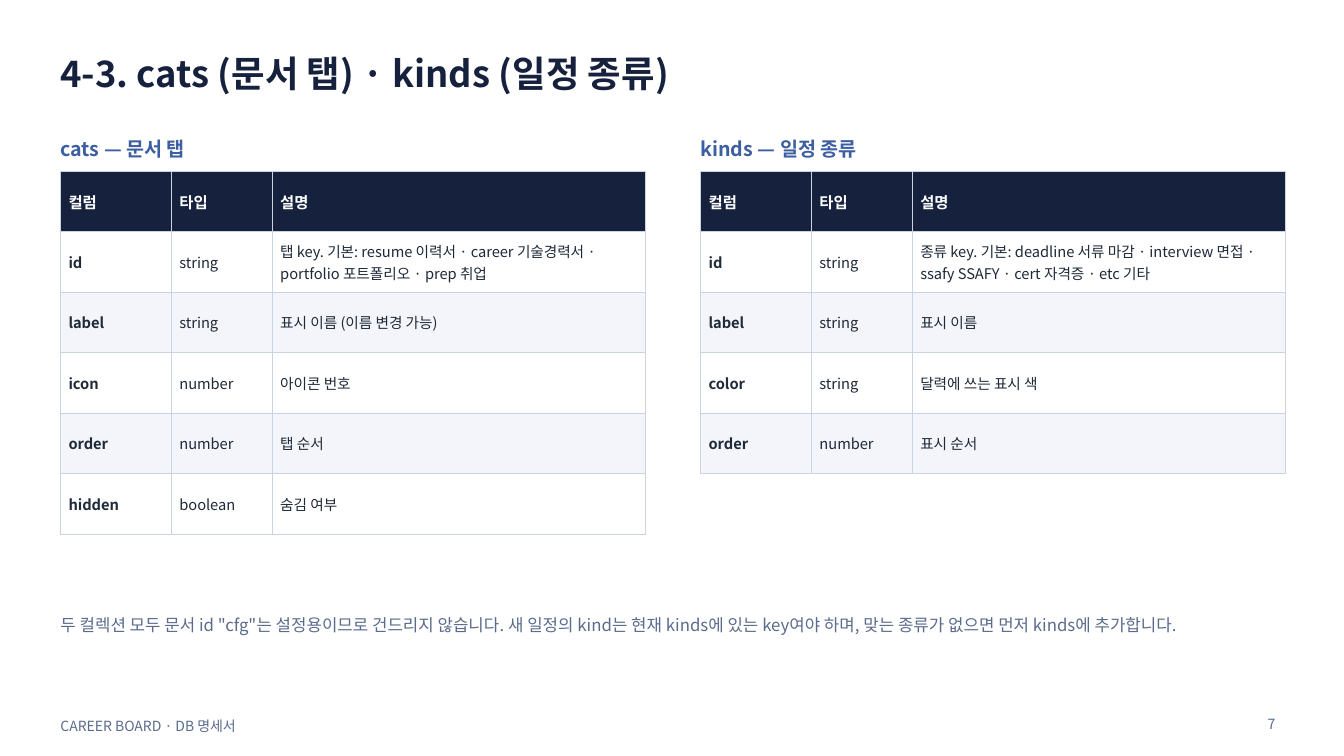
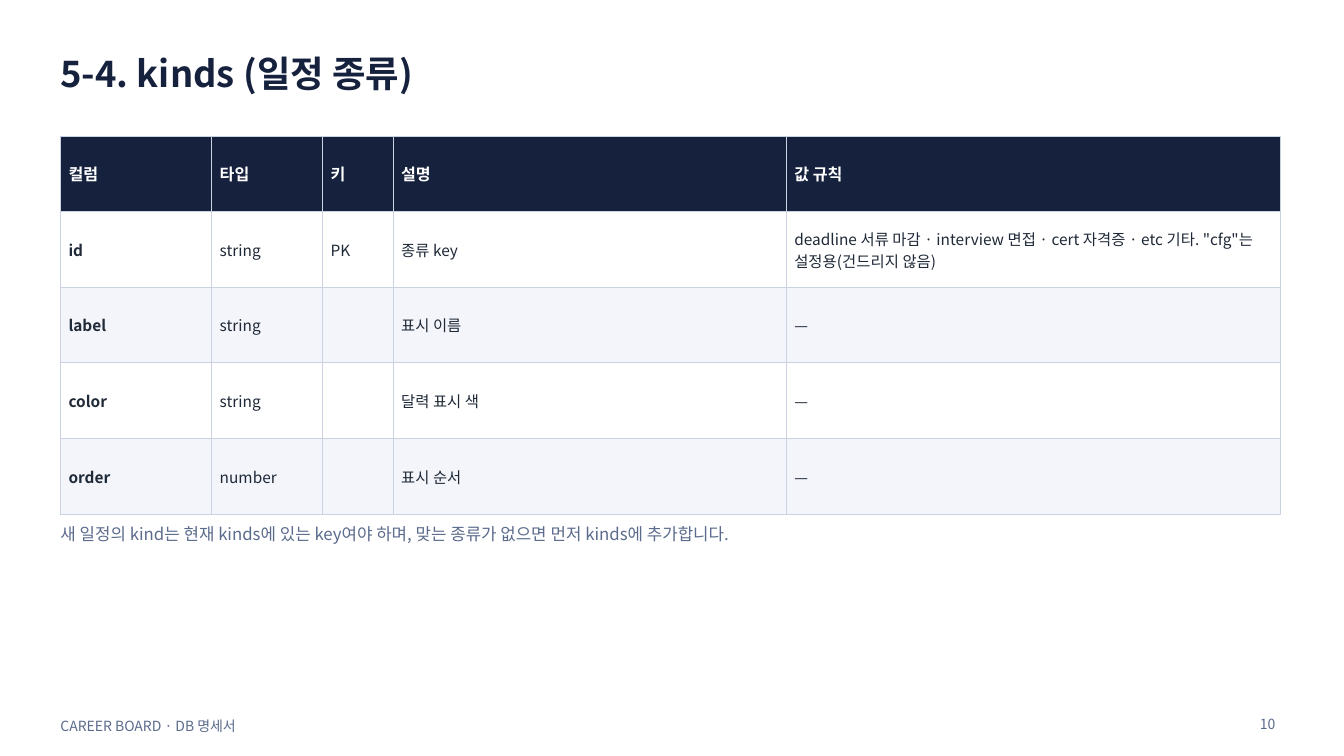
Before and after one commit to min-0o0/Career-Board, a slide deck: slide 10 of docs/db/career-board-db-spec.pptx (slide 7 before the commit). Drawn at 1344x756 pixels with LibreOffice and Linux fonts; fonts in the diff are those of the drawing. Boxes give left, top, right and bottom in pixels: in the first picture for what was removed or moved away, otherwise in the second. Text is boxed around its words. In the diff, an @@ line names an element or a change of style, - is before the commit and + after.

Commit message:
docs: DB 명세서 개정 (목차 추가, 수정 내역 1번 이동, 컬럼 설명·값 규칙 분리)

```diff
--- a/docs/db/career-board-db-spec.pptx
+++ b/docs/db/career-board-db-spec.pptx
@@ title at [60,56,413,94]: text changed @@
-4-3. cats (문서 탭) · kinds (일정 종류)
+5-4. kinds (일정 종류)
@@ table at [60,136,1280,489] @@
-column 3: 설명 | 종류 key. 기본: deadline 서류 마감 · interview 면접 · ssafy SSAFY · cert 자격증 · etc 기타 | 표시 이름 | 달력에 쓰는 표시 색 | 표시 순서
+column 3: 키 | PK |  |  | 
+column 4: 설명 | 종류 key | 표시 이름 | 달력 표시 색 | 표시 순서
+column 5: 값 규칙 | deadline 서류 마감 · interview 면접 · cert 자격증 · etc 기타. "cfg"는 설정용(건드리지 않음) | — | — | —
@@ table: place and size @@
-table at [701,171,1286,454]
+table at [60,136,1280,489]
@@ text removed at [60,139,185,158] @@
-cats — 문서 탭
@@ text removed at [701,139,857,158] @@
-kinds — 일정 종류
@@ table removed at [60,171,645,515], 6 rows, 3 columns @@
-컬럼 | 타입 | 설명
-id | string | 탭 key. 기본: resume 이력서 · career 기술경력서 · portfolio 포트폴리오 · prep 취업
-label | string | 표시 이름 (이름 변경 가능)
-icon | number | 아이콘 번호
-order | number | 탭 순서
-hidden | boolean | 숨김 여부
@@ text at [60,526,729,544]: text changed @@
-두 컬렉션 모두 문서 id "cfg"는 설정용이므로 건드리지 않습니다. 새 일정의 kind는 현재 kinds에 있는 key여야 하며, 맞는 종류가 없으면 먼저 kinds에 추가합니다.
+새 일정의 kind는 현재 kinds에 있는 key여야 하며, 맞는 종류가 없으면 먼저 kinds에 추가합니다.
@@ page number at [1260,718,1276,729]: text changed @@
-7
+10
```
Also in this commit, not shown: 11 other slides changed, 3 slides added.
